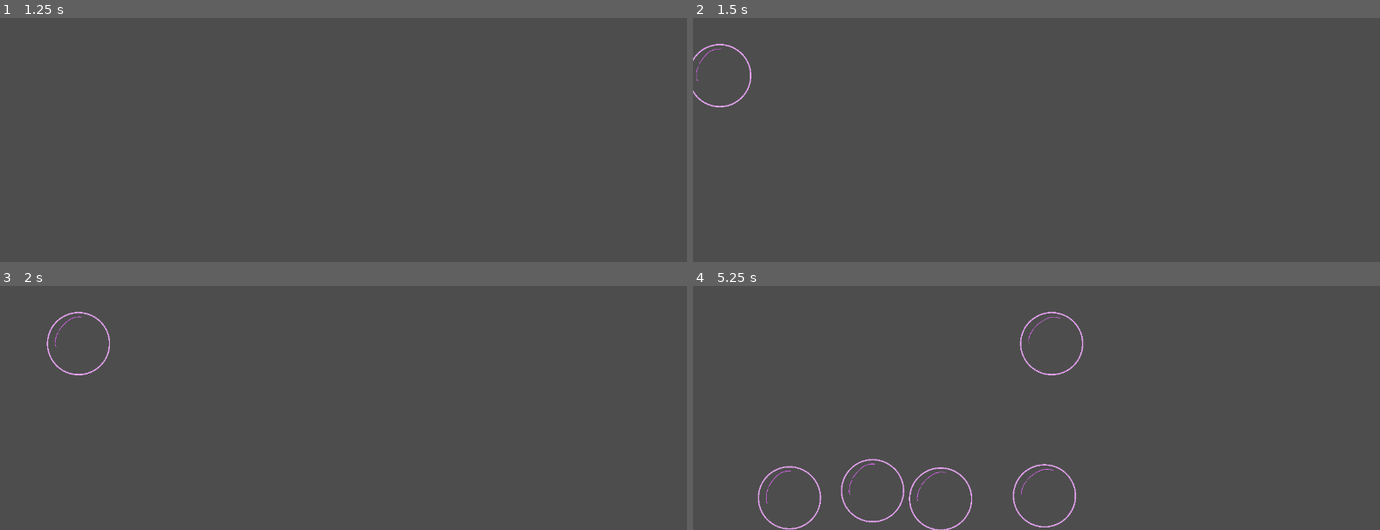
Above: before the commit, frames 1-4 (two rows, left to right).
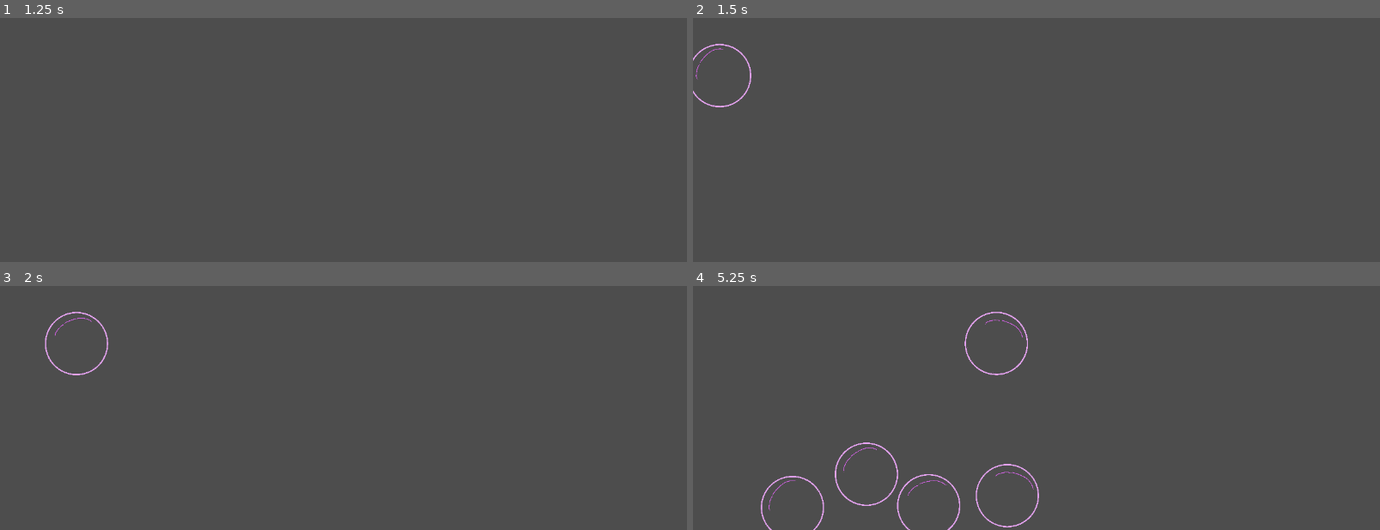
Above: after the commit, the same moments.

Repository: Spectryl/PopTheBubble
Game: Godot game, scene res://Scenes/Main/GameMaster.tscn
Two runs of this game, one before a commit and one after it. Both use one fixed random seed, a clock stepped at 60 frames per second and the inputs below.
Inputs (mouse positions are in pixels of both pictures, inside the frame that each line leads up to):
- Up to frame 1 (1.25 s): click "Play" at 0.5 s
- Up to frame 2 (1.5 s): tap Enter at 1.25 s; move the mouse to (1187, 49) at 1.27 s; hold D (MoveRight) from 1.28 s (still down); right-click (1187, 49) at 1.35 s
- Up to frame 3 (2 s): keep holding D (MoveRight); tap Space (Jump) at 1.52 s
- Up to frame 4 (5.25 s): move the mouse to (899, 356) at 2.02 s; right-click (899, 356) at 2.1 s; tap Space (Jump) at 2.27, 3.77, 4.52 s; move the mouse to (outside the picture) at 2.77 s; release D (MoveRight) at 2.78 s; hold A (MoveLeft) 2.78-3.53 s; right-click (outside the picture) at 2.85 s; move the mouse to (1002, 412) at 3.52 s; hold D (MoveRight) 3.53-5.03 s; right-click (1002, 412) at 3.6 s; move the mouse to (1242, 395) at 4.27 s; right-click (1242, 395) at 4.35 s; move the mouse to (outside the picture) at 5.02 s; hold A (MoveLeft) from 5.03 s (still down); right-click (outside the picture) at 5.1 s

Frame 1 is identical in both runs. In frame 2, less than 0.1% of the frame differs, in the area x 0-9%, y 10-37%; in frame 3, 0.4%; in frame 4, 2.1%, in the area x 9-57%, y 10-100%.

Commit message:
add: Angular Rotation to bubbles

Diff:
--- a/Scenes/bubble.tscn
+++ b/Scenes/bubble.tscn
@@ -1,7 +1,10 @@
-[gd_scene load_steps=4 format=3 uid="uid://du58b5qnget32"]
+[gd_scene load_steps=5 format=3 uid="uid://du58b5qnget32"]
 
 [ext_resource type="Script" uid="uid://chy865v3wn1vf" path="res://Scripts/bubble.gd" id="1_amq2t"]
 [ext_resource type="Texture2D" uid="uid://dq8qnx6rw0afj" path="res://Art/Bubbles/Bubble.png" id="1_fu76k"]
+
+[sub_resource type="PhysicsMaterial" id="PhysicsMaterial_amq2t"]
+bounce = 0.8
 
 [sub_resource type="CircleShape2D" id="CircleShape2D_fu76k"]
 radius = 64.00781
@@ -9,8 +12,12 @@
 [node name="Bubble" type="RigidBody2D"]
 collision_layer = 2
 collision_mask = 2
+physics_material_override = SubResource("PhysicsMaterial_amq2t")
 gravity_scale = 0.0
-angular_velocity = 0.34906584
+contact_monitor = true
+max_contacts_reported = 10
+linear_damp = 0.1
+angular_velocity = 1.3962634
 script = ExtResource("1_amq2t")
 BUBBLE_SPEED = 200
 
@@ -23,3 +30,5 @@
 position = Vector2(1, -65)
 shape = SubResource("CircleShape2D_fu76k")
 debug_color = Color(0.97228056, 0, 0.445436, 0.41960785)
+
+[connection signal="body_entered" from="." to="." method="_on_body_entered"]
--- a/Scripts/bubble.gd
+++ b/Scripts/bubble.gd
@@ -2,3 +2,11 @@
 extends RigidBody2D
 
 @export var BUBBLE_SPEED : int
+
+@onready var sprite = get_node("Sprite2D")
+
+
+
+func _on_body_entered(body: Node) -> void:
+	if body.is_in_group("Poisonable"):
+		pass
--- a/project.godot
+++ b/project.godot
@@ -23,6 +23,10 @@
 [editor_plugins]
 
 enabled=PackedStringArray("res://addons/jamcountdown/plugin.cfg")
+
+[global_group]
+
+Poisonable="Group to check if someone can be poisoned"
 
 [input]
 
